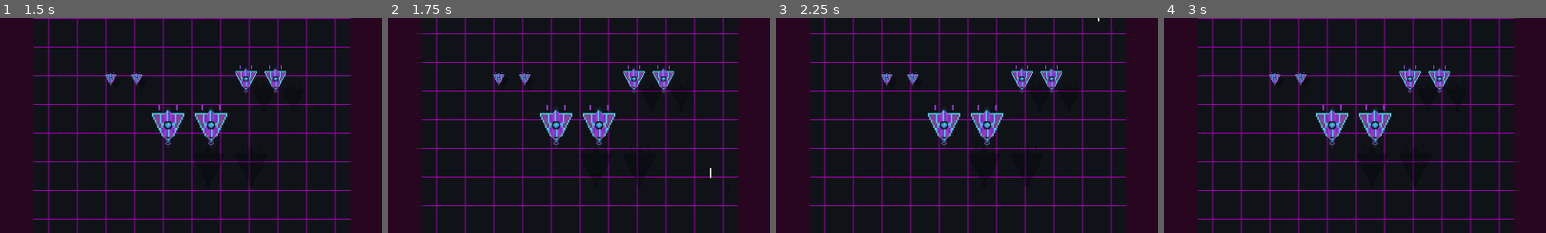
Above: before the commit, frames 1-4 (left to right).
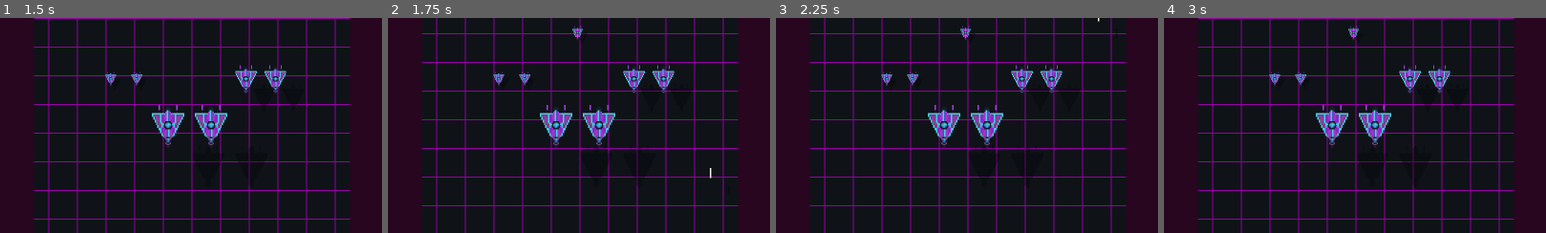
Above: after the commit, the same moments.

Repository: Nekupa-Studio/PlaneGame
Game: Godot game, scene res://scenes/prototype.tscn
Same seed, same stepped clock (60 frames per second), same inputs: the game is played once before the commit and once after it.
Inputs (mouse positions are % of the whole screen's width and height, from its top left):
- Up to frame 1 (1.5 s): move the mouse to (72, 45) at 0.52 s; hold Right (right) 0.53-1.28 s; click (72, 45) at 0.6 s; move the mouse to (30, 55) at 1.27 s; hold Down (down) from 1.28 s (still down); tap Space (shoot) at 1.35 s
- Up to frame 2 (1.75 s): keep holding Down (down)
- Up to frame 3 (2.25 s): move the mouse to (60, 28) at 2.02 s; release Down (down) at 2.03 s; hold Right (right) from 2.03 s (still down); click (60, 28) at 2.1 s
- Up to frame 4 (3 s): move the mouse to (45, 70) at 2.77 s; release Right (right) at 2.78 s; hold Up (up) from 2.78 s (still down); tap Space (shoot) at 2.85 s
The pictures show only the part of the screen within x 25-75%, y 6-56%; the shares and areas given below are measured in that part.

Frame 1 is identical in both runs. In frame 2, 0.1% of the frame differs, in the area x 48-53%, y 3-11%; in frame 3, 0.1%; in frame 4, 0.1%.

Commit message:
Added spawner system
To be precise :
- Added method get_elev_from_state() in static class Elevation
- Started to add a path system for planes (in comments at the moment)
- Unrelated, but added the start of collision system to player.
- Updated README

Diff:
--- /dev/null
+++ b/assets/plane_spawn.tscn
@@ -0,0 +1,6 @@
+[gd_scene load_steps=2 format=3 uid="uid://dkp3flc8rotqy"]
+
+[ext_resource type="Script" path="res://scripts/plane_spawning_handler.gd" id="1_pttoi"]
+
+[node name="PlaneSpawn" type="Node2D"]
+script = ExtResource("1_pttoi")
--- a/scenes/prototype.tscn
+++ b/scenes/prototype.tscn
@@ -6,6 +6,7 @@
 [ext_resource type="Texture2D" uid="uid://c16ksgbnrlkra" path="res://imports/water-sheet.png" id="2_lwu3h"]
 [ext_resource type="Texture2D" uid="uid://culkjophcshqb" path="res://imports/water.png" id="2_uufl5"]
 [ext_resource type="PackedScene" uid="uid://cpwr3ily84krn" path="res://assets/enemy.tscn" id="3_cgmdh"]
+[ext_resource type="PackedScene" uid="uid://dkp3flc8rotqy" path="res://assets/plane_spawn.tscn" id="7_0ykbg"]
 
 [sub_resource type="ShaderMaterial" id="ShaderMaterial_6llqi"]
 shader = ExtResource("1_f4rrm")
@@ -149,3 +150,8 @@
 [node name="enemy6" parent="." instance=ExtResource("3_cgmdh")]
 position = Vector2(448, 152)
 elevation = 100.0
+
+[node name="PlaneSpawn" parent="." instance=ExtResource("7_0ykbg")]
+position = Vector2(424, 48)
+PLANE_TYPE = ExtResource("3_cgmdh")
+ELEVATION_LEVEL = 1
--- a/scripts/elevation_handler.gd
+++ b/scripts/elevation_handler.gd
@@ -20,5 +20,8 @@
 		if obj.elevation >= (ELEVATION_STATES[state] * STATE_HEIGHT) - 1:
 			return state
 
+static func get_elev_from_state(state: ELEVATION_STATES):
+	return (state - 1) * (2 * STATE_HEIGHT)
+
 static func check_state(obj1: CustomCharacter, obj2: CustomCharacter):
 	return get_elev_state(obj1) == get_elev_state(obj2)
--- /dev/null
+++ b/scripts/plane_spawning_handler.gd
@@ -0,0 +1,34 @@
+extends Node2D
+class_name PlaneSpawner
+
+@export var PLANE_TYPE: PackedScene = load("res://assets/enemy.tscn")
+@export var SPAWN_AMOUNT: int = 5
+@export var SPAWN_INTERVAL: float = 1.5
+@export var ELEVATION_LEVEL: Elevation.ELEVATION_STATES
+
+#var PATH: Path2D
+
+var spawn_cd: float = 0
+var spawned: int = 0
+
+"""
+func _ready():
+	for child in get_children():
+		if child is Path2D:
+			PATH = child
+			break
+"""
+
+func _physics_process(delta):
+	spawn_cd += delta
+
+	if spawn_cd >= SPAWN_INTERVAL and not spawned >= SPAWN_AMOUNT:
+		var plane: Enemy = PLANE_TYPE.instantiate()
+		plane.top_level = true
+		plane.position = position
+		plane.elevation = Elevation.get_elev_from_state(ELEVATION_LEVEL)
+
+		add_child(plane)
+
+		spawn_cd = 0
+		spawned += 1
--- a/scripts/player_handler.gd
+++ b/scripts/player_handler.gd
@@ -55,6 +55,10 @@
 
 	add_child(bullet)
 
+func handle_hit(col):
+	if col is Enemy:
+		print("KABOOM")
+
 # Fonction dédiée au mouvement
 func move():
 	# Récupération des entrées du joueur pour connaitre la direction du joueur
Not shown: 1 places in scenes/prototype.tscn that only renumber resources
Not shown, changed: README.md
